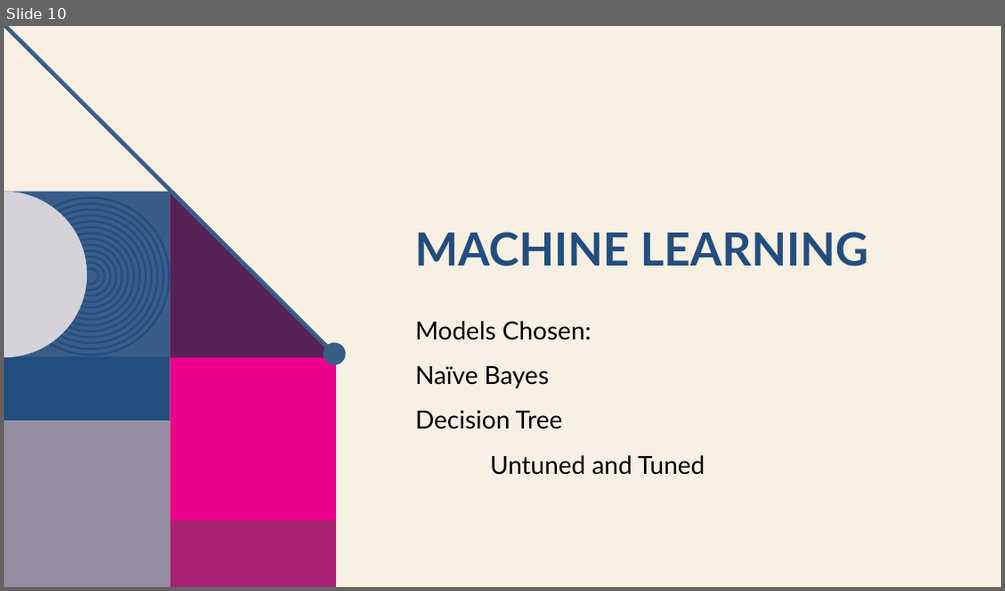
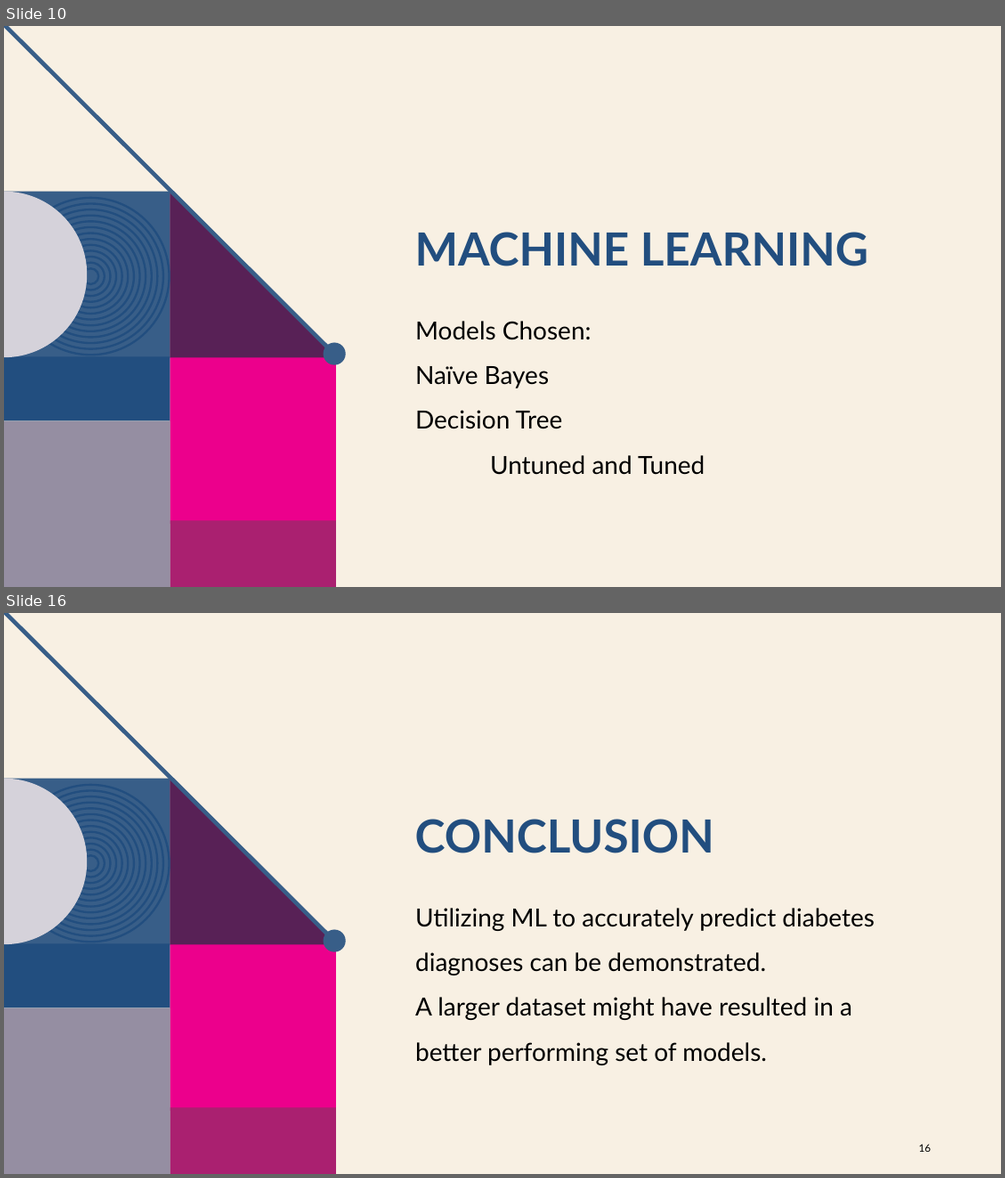
Before and after one commit to AbhiMayadam/HI-2022-Final-Project, a slide deck: Can you predict diabetes.pptx. Shown one above the other, each under a label of ours: slide 10 before the commit, slides 10 and 16 after it; the slides between them are not shown. The pictures are 1005x591 and 1005x1178 pixels, drawn with LibreOffice and Linux fonts; fonts in the diff are those of the drawing; background and template pictures are left out. Boxes give left, top, right and bottom in pixels: in the first picture for what was removed or moved away, otherwise in the second. Text is boxed around its words. In the diff, an @@ line names an element or a change of style, - is before the commit and + after.

```diff
--- a/Can you predict diabetes.pptx
+++ b/Can you predict diabetes.pptx
@@ slide 16 added at [4,613,1001,1174], background #F8F0E3; not listed: 22 template elements that a slide beside it also shows @@
@@ title added at [415,819,714,853], 44 pt, text #224E7F, bold @@
+CONCLUSION
@@ text added at [415,908,874,1065], 24 pt, text #000000 @@
+Utilizing ML to accurately predict diabetes diagnoses can be demonstrated.
+A larger dataset might have resulted in a better performing set of models.
@@ page number added at [919,1143,930,1151], 10 pt, text #000000 @@
+16
```
Also in this commit, not shown: 7 slides changed, 2 other slides added, 1 other file.
